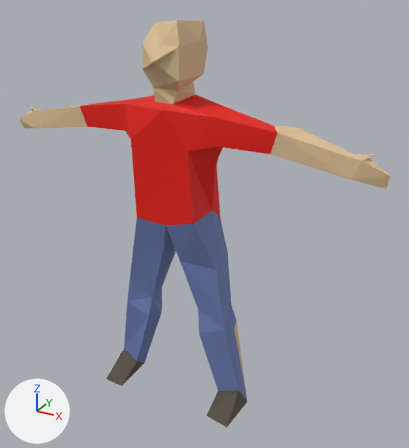
One commit to the FBX model ggj-2019/Assets/Graphics/Models/Ludek.fbx: the scene before it, then after it.
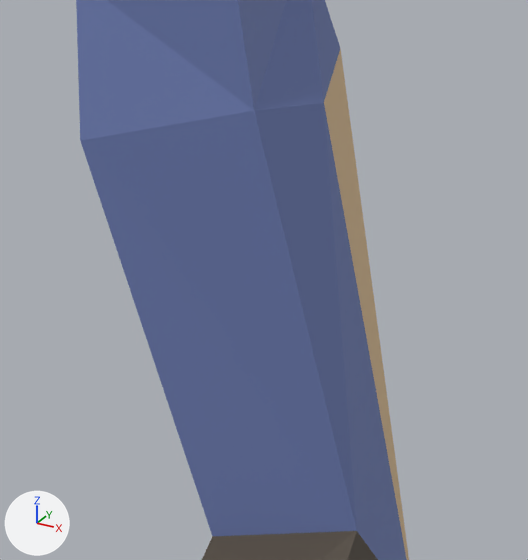
Each version is shown whole from a 50 mm lens placed at (1.4, -2.26, 2.16), pointed at (0.12, 0.06, 1.01), then close up on the part from 46% to 64% of the width and 70% to 88% of the height. The axes (+X, +Y, +Z) are drawn at lower left. The lights are the same throughout. Vertices at the same position are counted once.

In view in the first close-up: 'Ludek'.
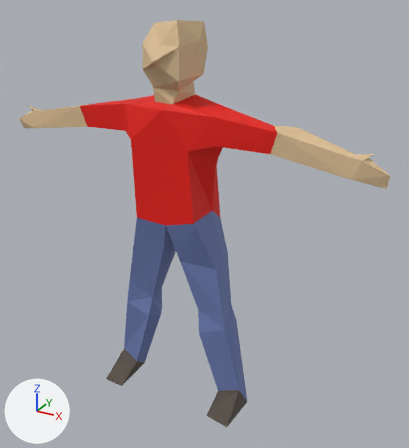
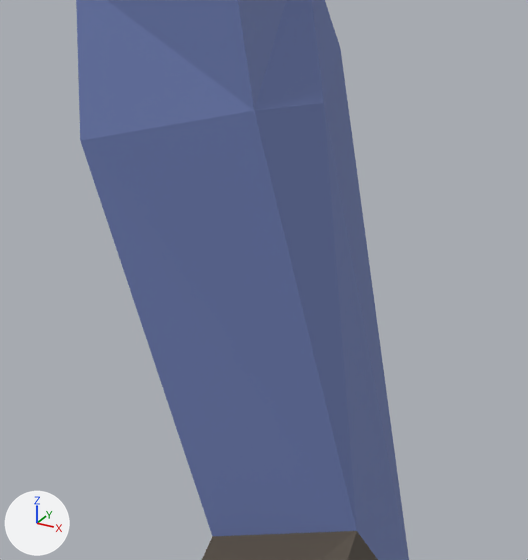
Where the change shows, as pixel boxes [x1, y1, x2, y2] in the close-ups (528 x 560 px):
part 1 of me_ludek, recoloured: [324, 48, 409, 560] in both

What changed in the scene script:
```text
Change me_ludek:
    where me_ludek.from_pydata(...)  # 129 vertices, 254 faces; spans x -1.03..1.0, y -0.2..0.14, z 0.0..1.99
    used by ob_ludek; location = (0.0, 0.0, 0.0)
    me_ludek part 1: the 1 face centred in x 0.35, y 0.03, z 0.32 switches from mat_ludek (beige #ddbf95) to mat_spodnie (blue #6d7db2)
```
